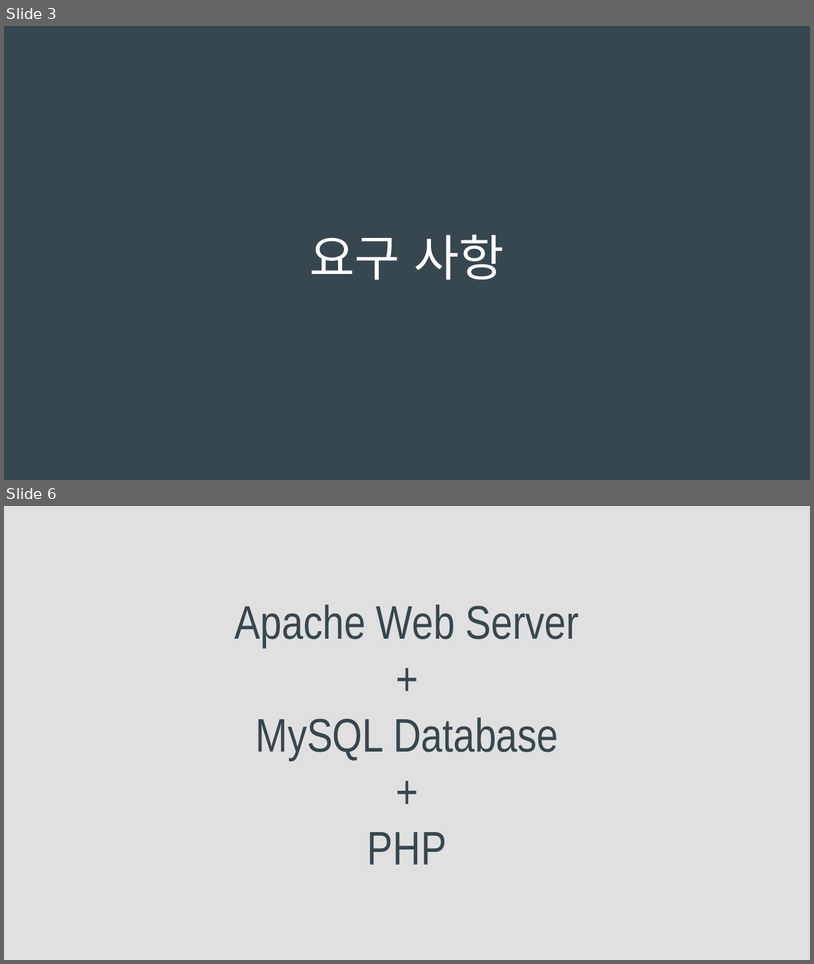
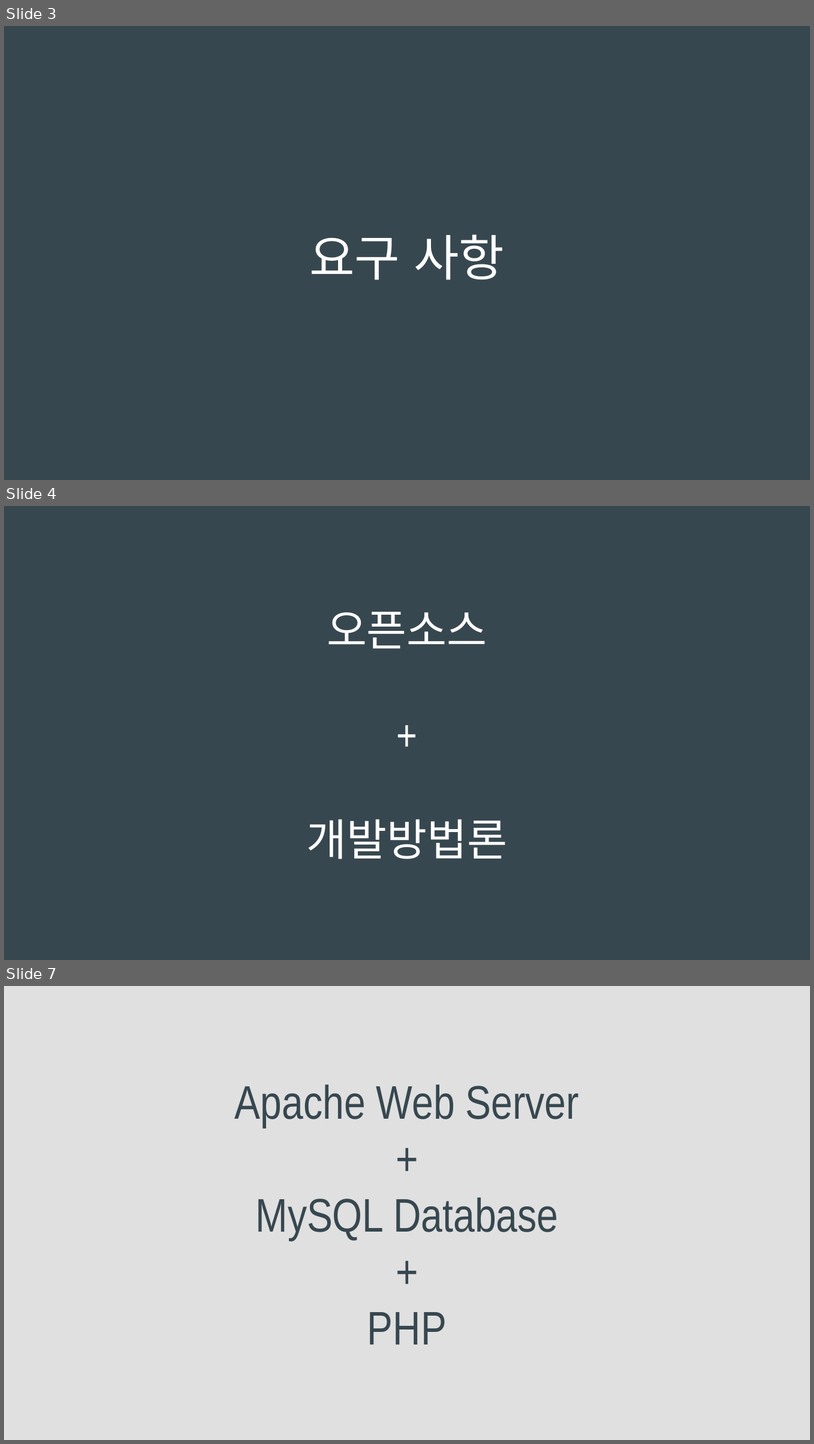
Before and after one commit to jangseokgyu/ossw_cardnews, a slide deck: OSSW-PPT.pptx. Shown one above the other, each under a label of ours: slides 3 and 6 before the commit, slides 3, 4 and 7 after it; the slides between them are not shown. The pictures are 814x964 and 814x1444 pixels, drawn with LibreOffice and Linux fonts; fonts in the diff are those of the drawing. Boxes give left, top, right and bottom in pixels: in the first picture for what was removed or moved away, otherwise in the second. Text is boxed around its words. In the diff, an @@ line names an element or a change of style, - is before the commit and + after.

```diff
--- a/OSSW-PPT.pptx
+++ b/OSSW-PPT.pptx
@@ slide 4 added at (4,506,810,960), background #37474F @@
@@ title added at (307,612,508,859), 39 pt, text #FFFFFF @@
+오픈소스
++
+개발방법론
@@ what was slide 6 is now slide 7 @@
```
Also in this commit, not shown: 3 slides changed, 3 other slides added, 1 slide removed, 1 other file.
